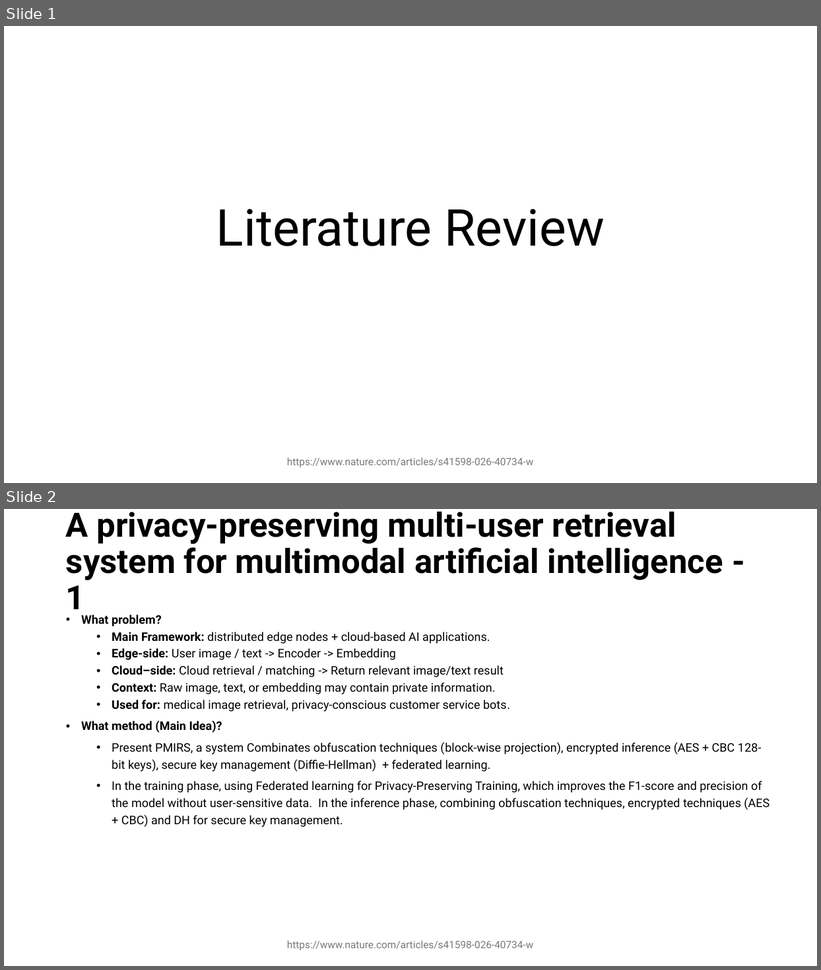
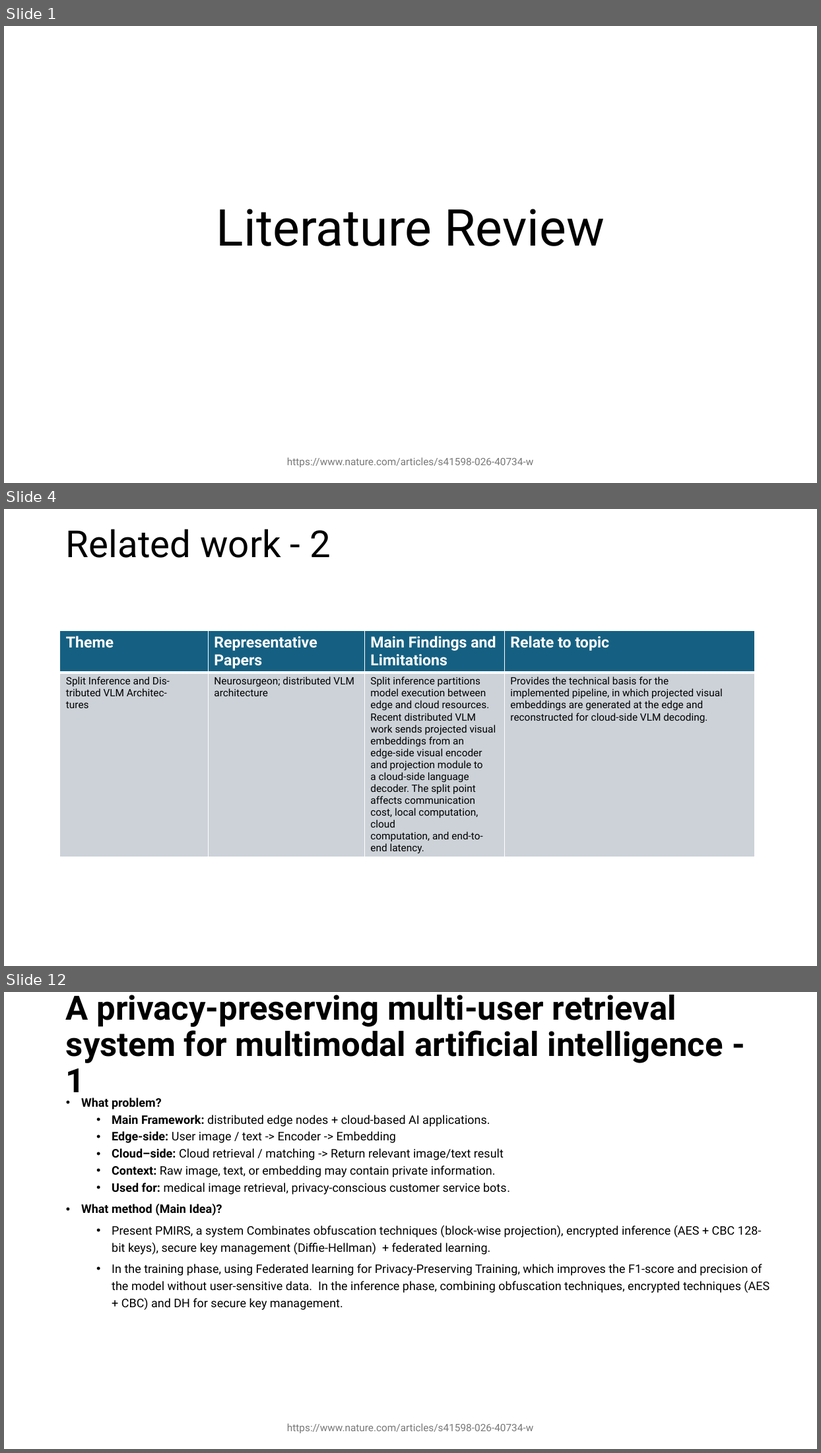
Before and after one commit to YMa10-ACS/CT5195-Master-capstone, a slide deck: Records/Literacture review.pptx. Shown one above the other, each under a label of ours: slides 1 and 2 before the commit, slides 1, 4 and 12 after it; the slides between them are not shown. The pictures are 821x970 and 821x1453 pixels, drawn with LibreOffice and Linux fonts; fonts in the diff are those of the drawing. Boxes give left, top, right and bottom in pixels: in the first picture for what was removed or moved away, otherwise in the second. Text is boxed around its words. In the diff, an @@ line names an element or a change of style, - is before the commit and + after.

```diff
--- a/Records/Literacture review.pptx
+++ b/Records/Literacture review.pptx
@@ slide 4 added at bbox=[4, 509, 817, 966], background #FFFFFF @@
@@ title added at bbox=[66, 529, 331, 558], 44 pt, text #000000 @@
+Related work - 2
@@ table added at bbox=[60, 631, 756, 857], 2 rows, 4 columns @@
+Theme | Representative Papers | Main Findings and Limitations | Relate to topic
+Split Inference and Dis- / tributed VLM Architec- / tures | Neurosurgeon; distributed VLM architecture | Split inference partitions model execution between / edge and cloud resources. Recent distributed VLM / work sends projected visual embeddings from an / edge-side visual encoder and projection module to / a cloud-side language decoder. The split point affects communication cost, local computation, cloud / computation, and end-to-end latency. | Provides the technical basis for the / implemented pipeline, in which projected visual embeddings are generated at the edge and reconstructed for cloud-side VLM decoding.
@@ what was slide 2 is now slide 12 @@
```
Also in this commit, not shown: 1 slide changed, 8 other slides added, 3 slides removed, 7 other files.
